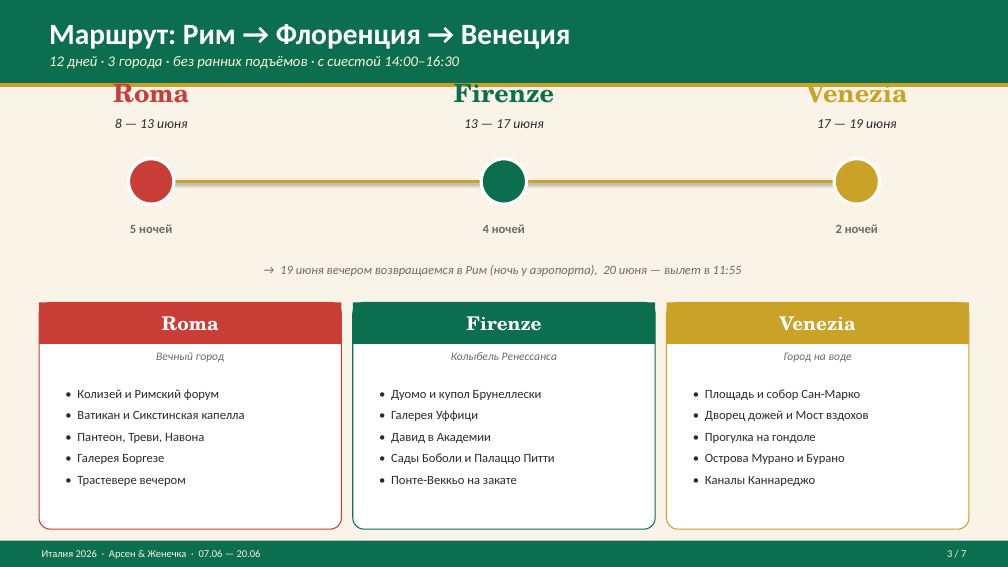
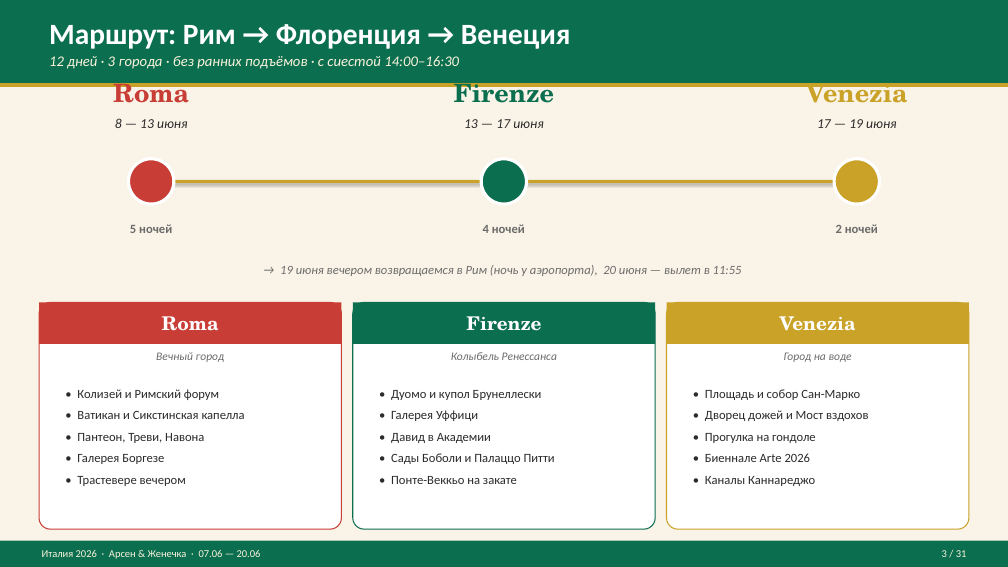
Before and after one commit to KMNV777/main_arsen, a slide deck: slide 3 of Италия_2026_План_путешествия.pptx. Drawn at 1008x567 pixels with LibreOffice and Linux fonts; fonts in the diff are those of the drawing. Boxes give left, top, right and bottom in pixels: in the first picture for what was removed or moved away, otherwise in the second. Text is boxed around its words. In the diff, an @@ line names an element or a change of style, - is before the commit and + after.

```diff
--- a/Италия_2026_План_путешествия.pptx
+++ b/Италия_2026_План_путешествия.pptx
@@ text at [705,453,810,462]: text changed @@
-• Острова Мурано и Бурано
+• Биеннале Arte 2026
@@ text at [942,550,967,557]: text changed @@
-3 / 7
+3 / 31
```
Also in this commit, not shown: 5 other slides changed, 24 slides added, 1 other file.
